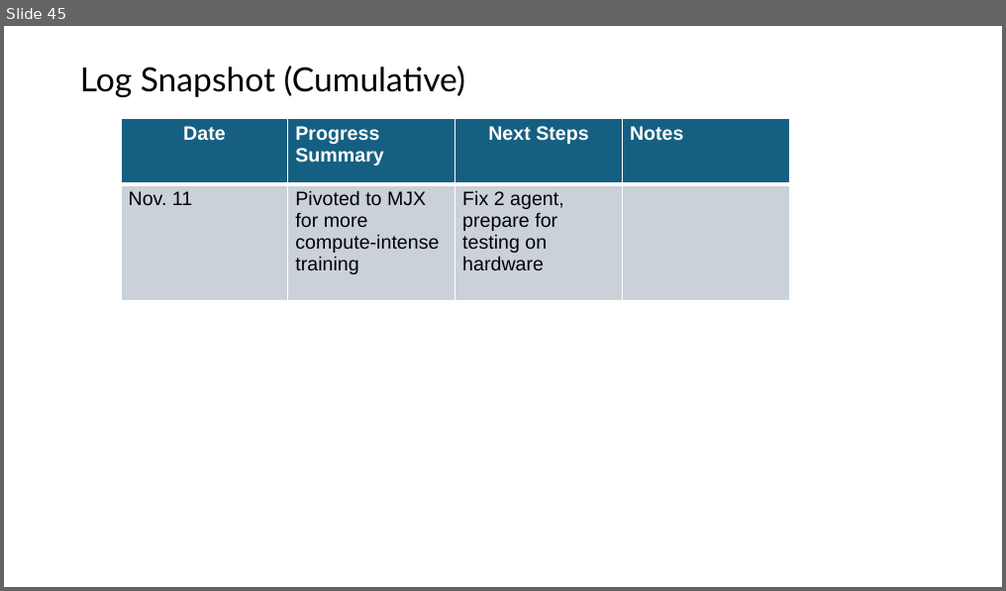
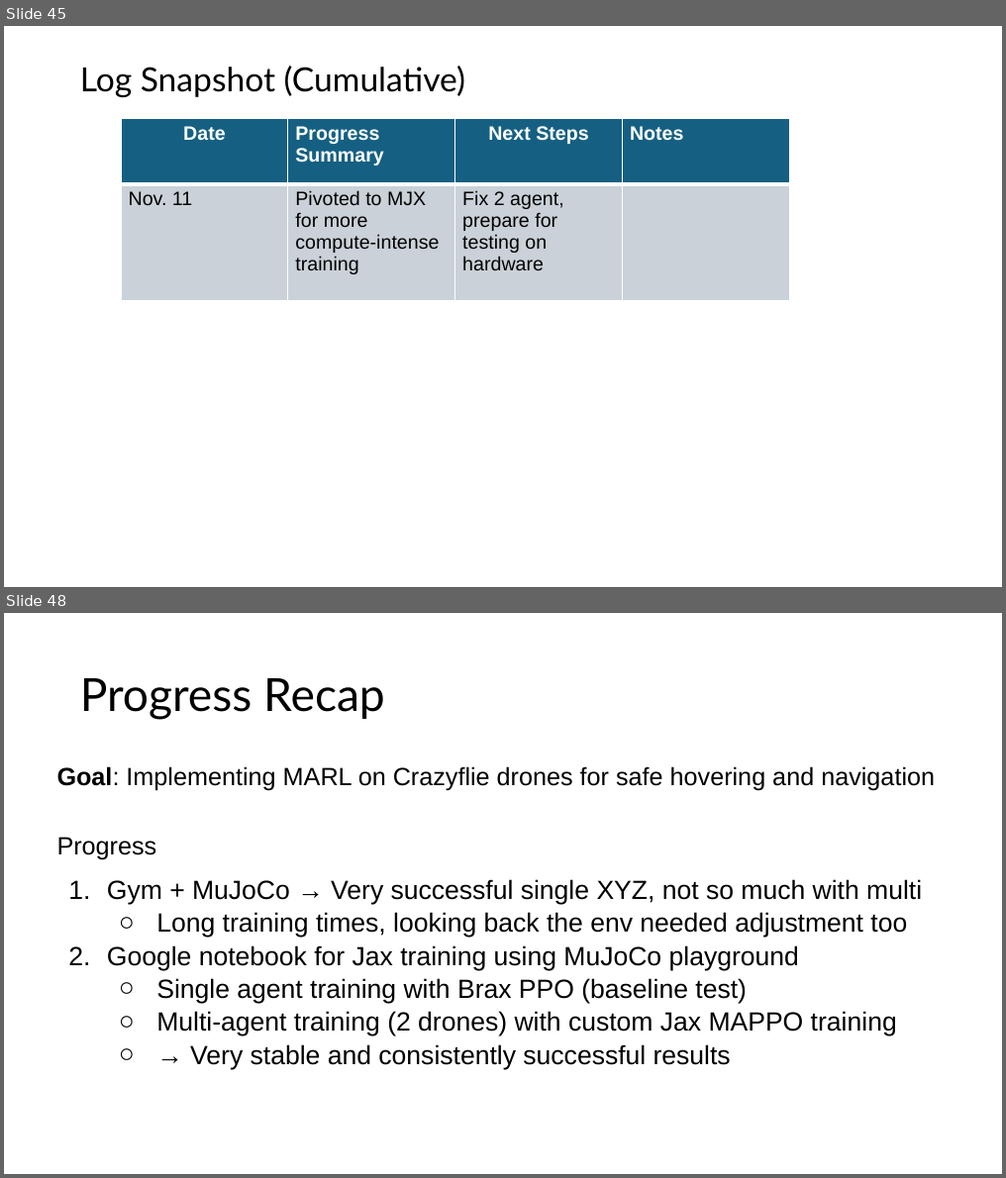
Before and after one commit to shazia-dewan/multi-agentCrazyflieLift, a slide deck: docs/MIRL LAB Honours Project Bi-Weekly Update.pptx. Shown one above the other, each under a label of ours: slide 45 before the commit, slides 45 and 48 after it; the slides between them are not shown. The pictures are 1006x591 and 1006x1178 pixels, drawn with LibreOffice and Linux fonts; fonts in the diff are those of the drawing. Boxes give left, top, right and bottom in pixels: in the first picture for what was removed or moved away, otherwise in the second. Text is boxed around its words. In the diff, an @@ line names an element or a change of style, - is before the commit and + after.

```diff
--- a/docs/MIRL LAB Honours Project Bi-Weekly Update.pptx
+++ b/docs/MIRL LAB Honours Project Bi-Weekly Update.pptx
@@ slide 48 added at (4, 613, 1002, 1174), background #FFFFFF @@
@@ title added at (80, 678, 385, 720), 33 pt, text #000000 @@
+Progress Recap
@@ text added at (57, 766, 935, 1069), 19 pt, text #000000 @@
+Goal: Implementing MARL on Crazyflie drones for safe hovering and navigation
+Progress
+1. Gym + MuJoCo → Very successful single XYZ, not so much with multi
+  ○ Long training times, looking back the env needed adjustment too
+2. Google notebook for Jax training using MuJoCo playground
+  ○ Single agent training with Brax PPO (baseline test)
+  ○ Multi-agent training (2 drones) with custom Jax MAPPO training
+  ○ → Very stable and consistently successful results
```
Also in this commit, not shown: 9 other slides added, 3 other files.
